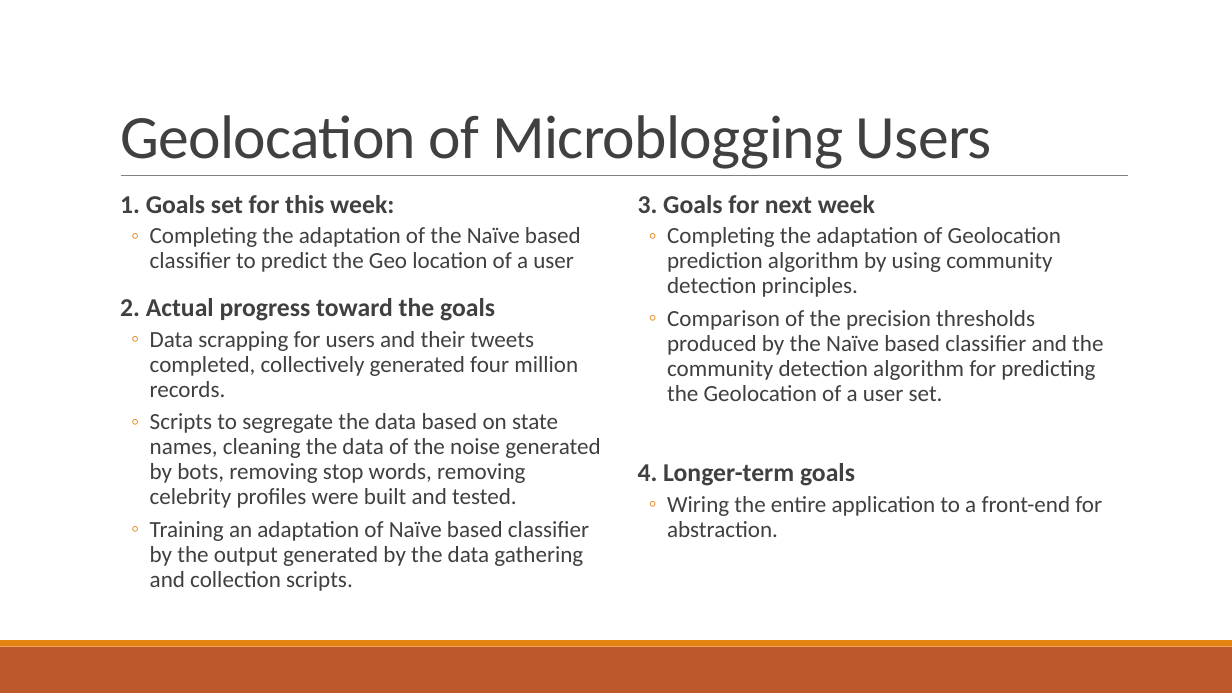
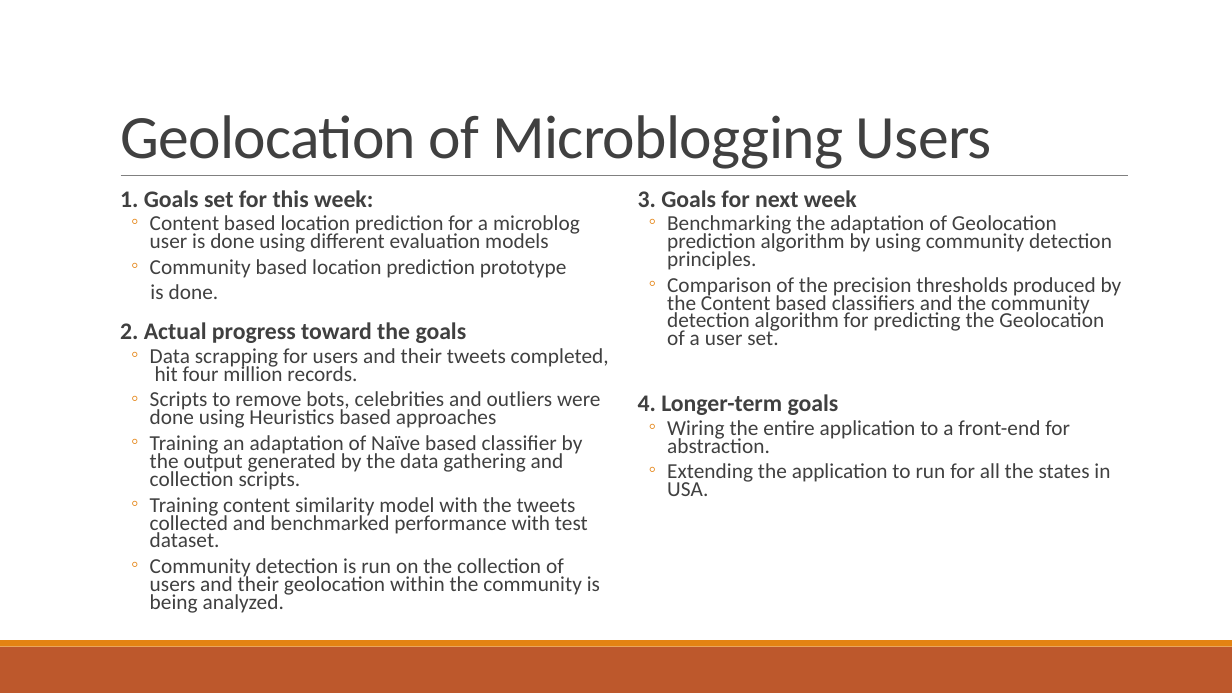
Before and after one commit to manassharma/Geolocation-Of-Microbloggers, a slide deck: slide 1 of meeting_project_progress_template_week23-10-15.pptx. Drawn at 1232x693 pixels with LibreOffice and Linux fonts; fonts in the diff are those of the drawing. Boxes give left, top, right and bottom in pixels: in the first picture for what was removed or moved away, otherwise in the second. Text is boxed around its words. In the diff, an @@ line names an element or a change of style, - is before the commit and + after.

Commit message:
[Agalya] Changed the project template with latest updates

```diff
--- a/meeting_project_progress_template_week23-10-15.pptx
+++ b/meeting_project_progress_template_week23-10-15.pptx
@@ text at [120, 190, 583, 490]: size 20 to 18.5 pt in "1. Goals set for this week:", "2. Actual progress toward the goals"; size 18 to 16.6 pt in "Training an adaptation of Naïve based classifier ..."; line spacing 0.9 to 0.7 @@
@@ text at [638, 190, 1070, 453]: size 20 to 18.5 pt in "3. Goals for next week", "4. Longer-term goals"; size 18 to 16.6 pt in "Wiring the entire application to a front-end ..."; line spacing 0.9 to 0.7 @@
@@ text at [150, 215, 580, 299]: text changed; size 18 to 16.6 pt @@
-  ◦ Completing the adaptation of the Naïve based classifier to predict the Geo location of a user
+  ◦ Content based location prediction for a microblog user is done using different evaluation models
+  ◦ Community based location prediction prototype
+  is done.
@@ text at [667, 215, 1122, 345]: text changed; size 18 to 16.6 pt @@
-  ◦ Completing the adaptation of Geolocation prediction algorithm by using community detection principles.
-  ◦ Comparison of the precision thresholds produced by the Naïve based classifier and the community detection algorithm for predicting the Geolocation of a user set.
+  ◦ Benchmarking the adaptation of Geolocation prediction algorithm by using community detection principles.
+  ◦ Comparison of the precision thresholds produced by the Content based classifiers and the community detection algorithm for predicting the Geolocation of a user set.
@@ text at [150, 348, 609, 428]: text changed; size 18 to 16.6 pt @@
-  ◦ Data scrapping for users and their tweets completed, collectively generated four million records.
-  ◦ Scripts to segregate the data based on state names, cleaning the data of the noise generated by bots, removing stop words, removing celebrity profiles were built and tested.
+  ◦ Data scrapping for users and their tweets completed, hit four million records.
+  ◦ Scripts to remove bots, celebrities and outliers were done using Heuristics based approaches
@@ text at [667, 463, 1110, 496]: paragraph added @@
+  ◦ Extending the application to run for all the states in USA.
@@ text at [150, 497, 600, 613]: paragraphs added @@
+  ◦ Training content similarity model with the tweets collected and benchmarked performance with test dataset.
+  ◦ Community detection is run on the collection of users and their geolocation within the community is being analyzed.
```
